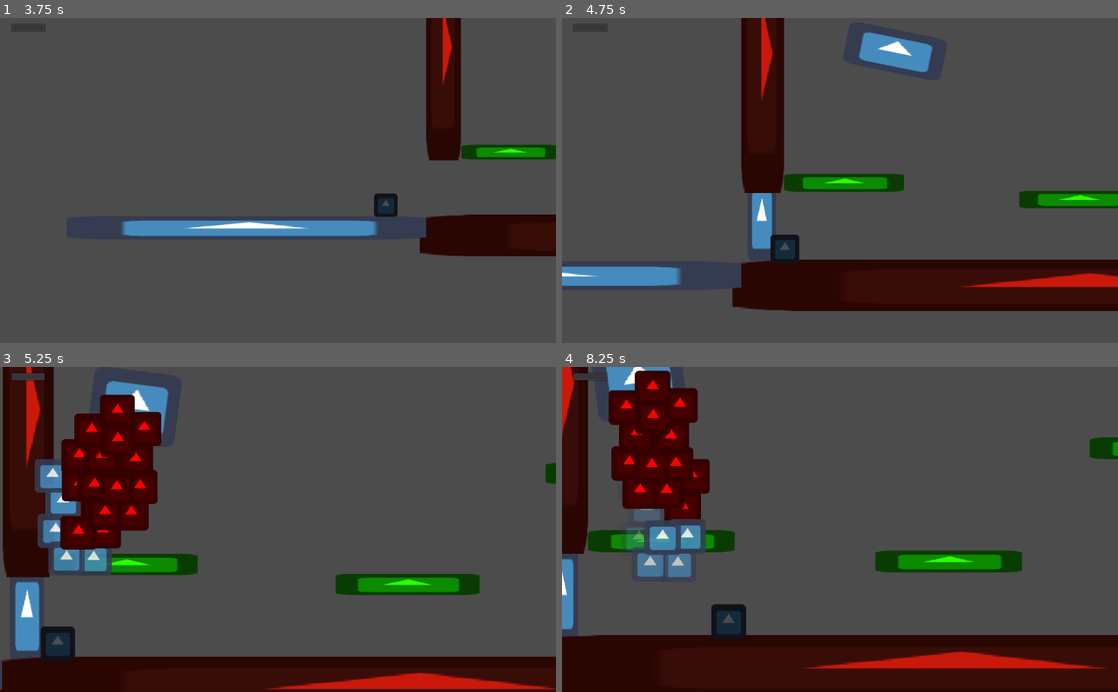
Above: before the commit, frames 1-4 (two rows, left to right).
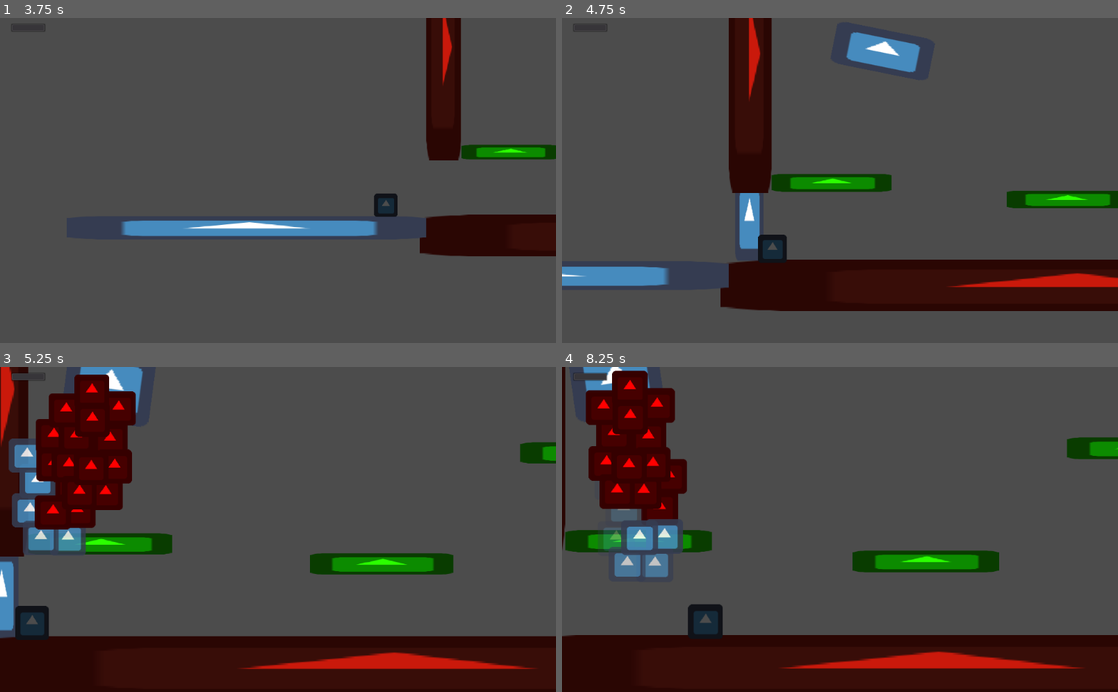
Above: after the commit, the same moments.

Repository: uspgamedev/welcome-to-your-mind
Game: Godot game, scene res://Stages/DepressionStage.tscn
Two runs of this game, one before a commit and one after it. Both use one fixed random seed, a clock stepped at 60 frames per second and the inputs below. The engine's default icon, where the game draws it, is replaced by a stand-in: a white triangle on a blue panel in a dark square. Sound files missing from this copy of the repository are replaced by a short silence.
Inputs:
- Up to frame 1 (3.75 s): tap Enter at 0.5 s; hold Right (ui_right) 0.53-2.03 s; tap Up (ui_up) at 0.77, 1.52, 3.02 s; hold Left (ui_left) 2.03-2.78 s; hold Right (ui_right) from 2.78 s (still down)
- Up to frame 2 (4.75 s): tap Up (ui_up) at 3.77, 4.52 s; release Right (ui_right) at 4.28 s; hold Left (ui_left) from 4.28 s (still down)
- Up to frame 3 (5.25 s): release Left (ui_left) at 5.03 s; hold Right (ui_right) from 5.03 s (still down)
- Up to frame 4 (8.25 s): release Right (ui_right) at 5.78 s; hold Left (ui_left) 5.78-7.28 s; tap Up (ui_up) at 6.02, 6.77, 7.52 s; hold Right (ui_right) from 7.28 s (still down)

Frame 1 is identical in both runs. In frame 2, 6.7% of the frame differs, in the area x 0-100%, y 0-91%; in frame 3, 27%, in the area x 0-100%, y 0-100%; in frame 4, 13%.

Commit message:
Fix TriggerBad crash and PuzzleOctopus CameraAdjust tweaks

Diff:
--- a/Stages/Depression/Enemies/TriggerBase.gd
+++ b/Stages/Depression/Enemies/TriggerBase.gd
@@ -7,7 +7,7 @@
 const MAXDISTANCE = 500
 
 var target = null # if not null, Trigger is following target
-onready var FXPlayer = get_node("FXAudioPlayer")
+
 
 func _ready():
 	set_physics_process(false)
@@ -35,11 +35,9 @@
 
 func die():
 	var AnimPlayer = $Sprite/AnimationPlayer
-	FXPlayer.stream = load("res://Stages/Depression/Enemies/slime3.wav")
 	AnimPlayer.play("die")
-	FXPlayer.play()
+	$DeathSFX.play()
 	yield(AnimPlayer, "animation_finished")
-	yield(FXPlayer, "finished")
 	queue_free()
 
 func _on_Area2D_body_entered(body):
--- a/Stages/Depression/Enemies/TriggerBase.tscn
+++ b/Stages/Depression/Enemies/TriggerBase.tscn
@@ -1,7 +1,8 @@
-[gd_scene load_steps=6 format=2]
+[gd_scene load_steps=7 format=2]
 
 [ext_resource path="res://Stages/Depression/Enemies/TriggerBase.gd" type="Script" id=1]
 [ext_resource path="res://icon.png" type="Texture" id=2]
+[ext_resource path="res://Stages/Depression/Enemies/slime3.wav" type="AudioStream" id=3]
 
 [sub_resource type="Animation" id=1]
 
@@ -97,9 +98,9 @@
 
 shape = SubResource( 3 )
 
-[node name="FXAudioPlayer" type="AudioStreamPlayer2D" parent="." index="3"]
+[node name="DeathSFX" type="AudioStreamPlayer2D" parent="." index="3"]
 
-stream = null
+stream = ExtResource( 3 )
 volume_db = -30.0
 pitch_scale = 1.0
 autoplay = false
--- a/Stages/Depression/PuzzleOctopus.tscn
+++ b/Stages/Depression/PuzzleOctopus.tscn
@@ -30,7 +30,7 @@
 custom_solver_bias = 0.0
 extents = Vector2( 21.7433, 10 )
 
-[node name="PuzzleOctopus" type="Node2D"]
+[node name="PuzzleOctopus" type="Node2D" index="0"]
 
 script = ExtResource( 1 )
 
@@ -106,7 +106,7 @@
 right_limit = 2600
 top_limit = 0
 bottom_limit = 600
-init_pos = Vector2( 300, 100 )
+init_pos = Vector2( 350, 250 )
 adjust_time = 1.51
 
 [node name="CollisionShape2D" type="CollisionShape2D" parent="CameraAjudst/Area2D" index="0"]
--- a/Stages/DepressionStage.tscn
+++ b/Stages/DepressionStage.tscn
@@ -9,7 +9,7 @@
 custom_solver_bias = 0.0
 extents = Vector2( 500, 30 )
 
-[node name="DepressionStage" type="Node" index="0"]
+[node name="DepressionStage" type="Node"]
 
 [node name="Puzzle1" parent="." index="0" instance=ExtResource( 1 )]
 
--- a/Stages/TestLevel.tscn
+++ b/Stages/TestLevel.tscn
@@ -13,7 +13,7 @@
 custom_solver_bias = 0.0
 extents = Vector2( 300, 20 )
 
-[node name="Node" type="Node" index="0"]
+[node name="Node" type="Node"]
 
 script = ExtResource( 1 )
 
